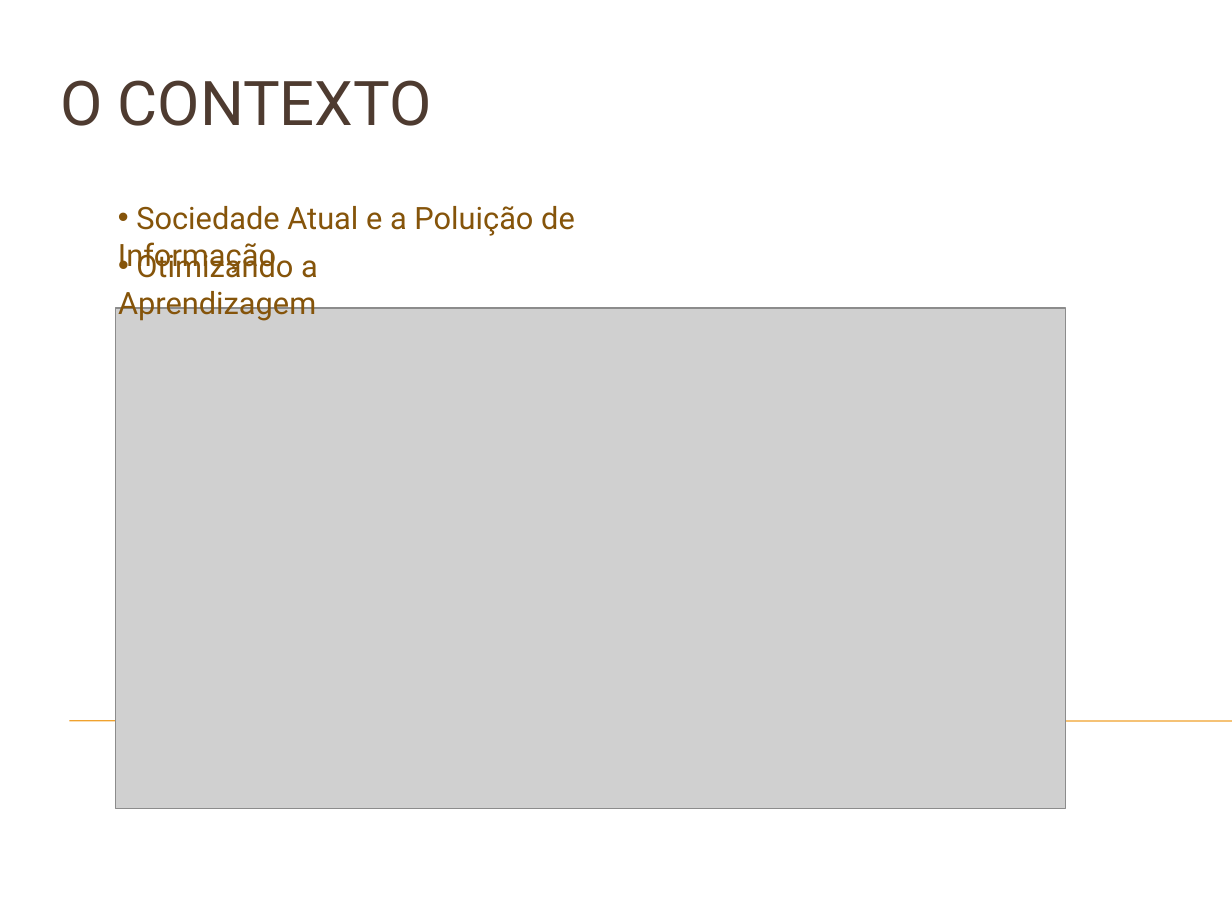
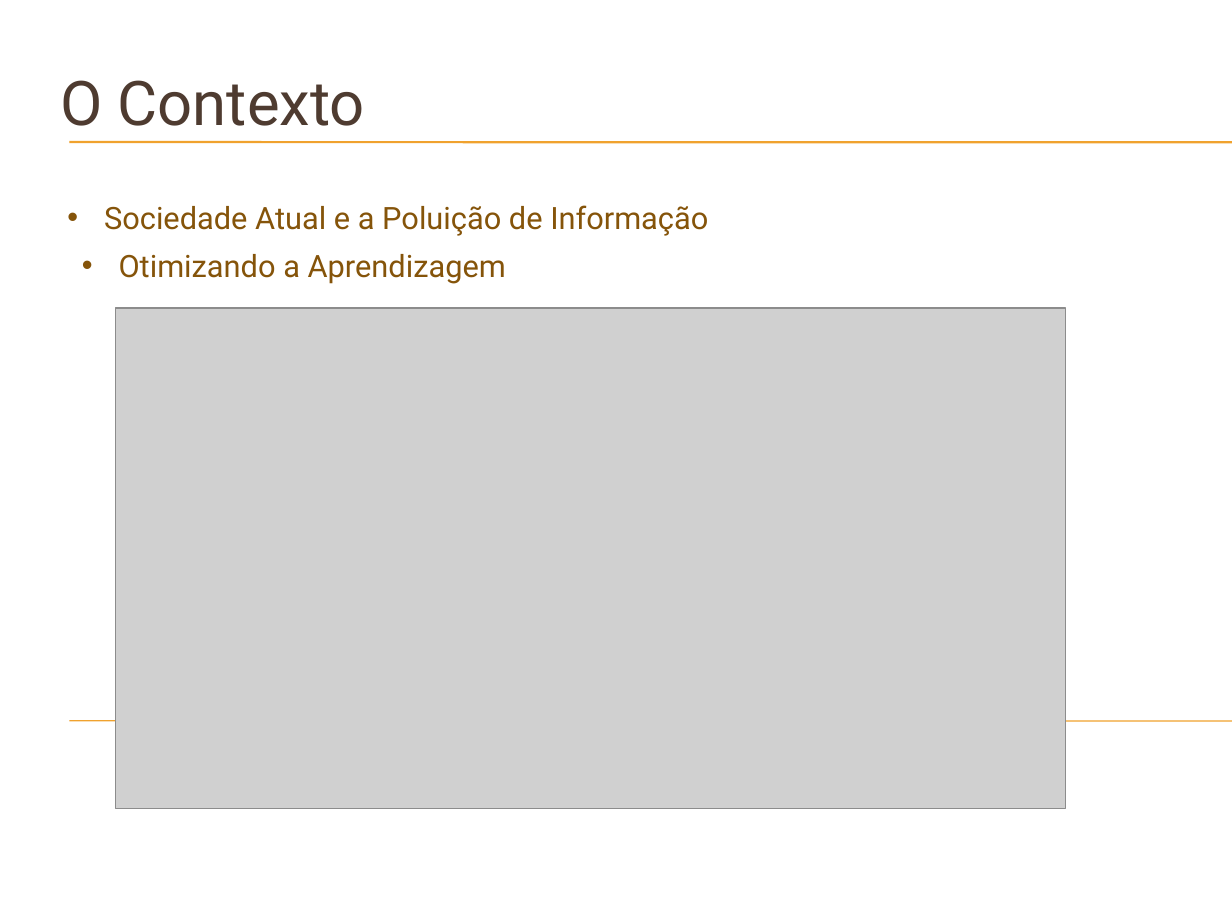
Before and after one commit to daniloaleixo/projeto_engsoft_labbd, a slide deck: slide 4 of Documentação/Apresentação.pptx. Drawn at 1232x924 pixels with LibreOffice and Linux fonts; fonts in the diff are those of the drawing; grey boxes stand for pictures; background and template pictures are left out. Boxes give left, top, right and bottom in pixels: in the first picture for what was removed or moved away, otherwise in the second. Text is boxed around its words. In the diff, an @@ line names an element or a change of style, - is before the commit and + after.

```diff
--- a/Documentação/Apresentação.pptx
+++ b/Documentação/Apresentação.pptx
@@ text at [60, 80, 365, 126]: text changed @@
-O CONTEXTO
+O Contexto
@@ line added from (69, 142) to (1232, 142), #F0A22E 0.74 pt @@
@@ line added from (69, 143) to (1232, 143), #F0A22E 0.74 pt @@
@@ text "Sociedade Atual e a Poluição ..." rewrapped from [118, 206, 575, 274] to [104, 205, 708, 236] @@
@@ text "Otimizando a Aprendizagem" rewrapped from [118, 249, 318, 321] to [119, 254, 506, 284] @@
```
Also in this commit, not shown: 9 other slides changed, 5 other files.
